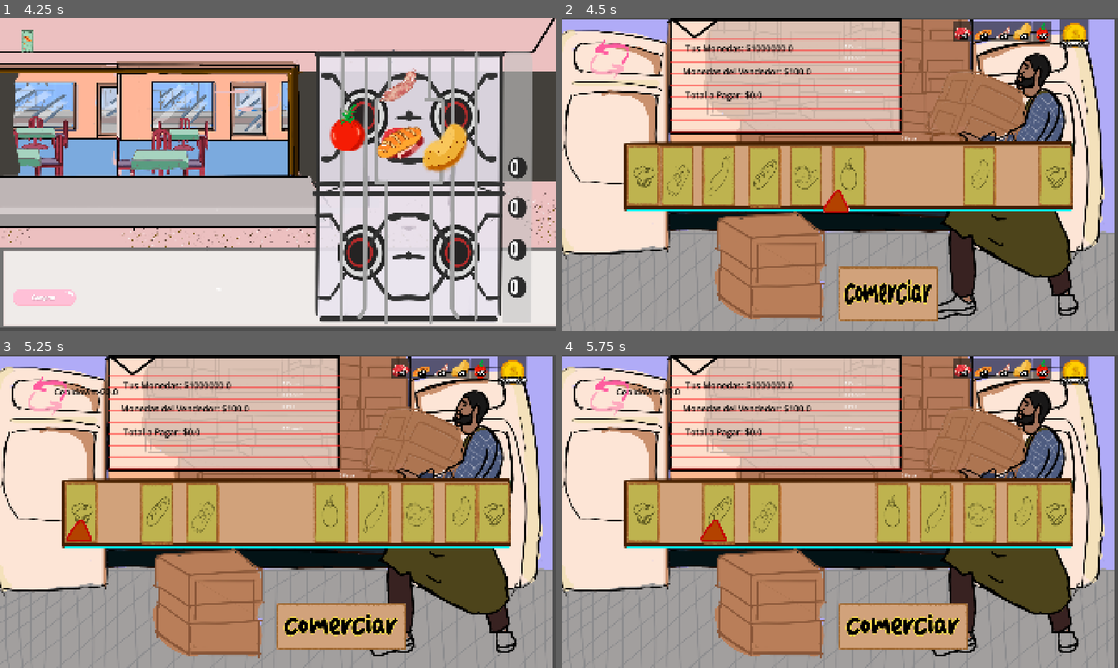
Above: before the commit, frames 1-4 (two rows, left to right).
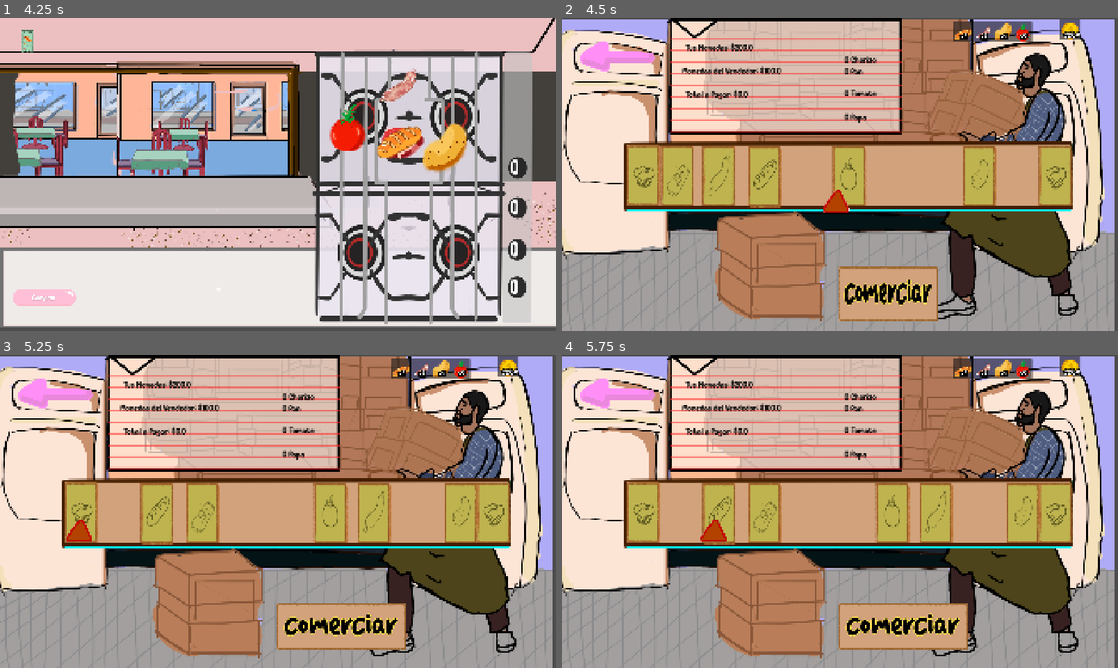
Above: after the commit, the same moments.

Repository: KimHana1/chorikazam
Game: Godot game, scene res://Escenas/control.tscn
Two runs of this game, one before a commit and one after it. Both use one fixed random seed, a clock stepped at 60 frames per second and the inputs below.
Inputs (mouse positions are in pixels of both pictures, inside the frame that each line leads up to):
- Up to frame 1 (4.25 s): click "Atender" at 0.5 s; click (261, 215) at 1.25 s; click (366, 58) at 2 s; click (122, 52) at 2.75 s; click (261, 221) at 3.5 s
- Up to frame 2 (4.5 s): click (606, 305) at 4.25 s
- Up to frame 3 (5.25 s): click (328, 630) at 5 s
- Up to frame 4 (5.75 s): no input

Frame 1 is identical in both runs. In frame 2, 4.1% of the frame differs, in the area x 3-95%, y 0-60%; in frame 3, 4.2%; in frame 4, 4.2%.

Commit message:
furula comercio OK SIN CARNE

Diff:
--- a/Autoload/Global.gd
+++ b/Autoload/Global.gd
@@ -5,7 +5,7 @@
 
 
 
-var monedas_jugador := 1000000.0
+var monedas_jugador := 200.0
 var monedas_vendedor := 100.0
 
 
--- a/Comercio/comer/EscenasComercio/Comercio.tscn
+++ b/Comercio/comer/EscenasComercio/Comercio.tscn
@@ -31,7 +31,7 @@
 [ext_resource type="Texture2D" uid="uid://dj8na0g1eg5at" path="res://Comercio/comer/AssetsComercio/papel fondo.png" id="26_8vhwn"]
 [ext_resource type="Script" uid="uid://dww730ydf8720" path="res://Comercio/comer/EscenasComercio/boton_descuento.gd" id="27_lj3h8"]
 [ext_resource type="Texture2D" uid="uid://bnk3bjqh03dgh" path="res://Comercio/comer/AssetsComercio/FONDO COMERCIO.png" id="27_whchm"]
-[ext_resource type="Texture2D" uid="uid://ccv2eh1mh5nq3" path="res://Sprites/botones/Volver.png" id="29_hg2im"]
+[ext_resource type="Texture2D" uid="uid://c2pupmw7bpw11" path="res://Comercio/comer/AssetsComercio/flecha come back foward.png" id="32_aact6"]
 
 [sub_resource type="CircleShape2D" id="CircleShape2D_38ijt"]
 radius = 14.0
@@ -118,6 +118,7 @@
 theme_override_font_sizes/font_size = 30
 
 [node name="Cooldown" type="Label" parent="MiniJuegoComercio/UI" unique_id=1517103289 groups=["UI_Fonts"]]
+visible = false
 modulate = Color(0, 0, 0, 1)
 layout_mode = 0
 offset_left = 197.0
@@ -135,12 +136,13 @@
 
 [node name="PapaCantidad" type="Label" parent="MiniJuegoComercio/UI/Que voy a Comprar" unique_id=537920931 groups=["UI_Fonts"]]
 layout_mode = 0
-offset_left = 1277.0
-offset_top = 402.0
-offset_right = 1317.0
-offset_bottom = 425.0
+offset_left = 1081.0
+offset_top = 322.0
+offset_right = 1121.0
+offset_bottom = 345.0
 
 [node name="CarneCantidad" type="Label" parent="MiniJuegoComercio/UI/Que voy a Comprar" unique_id=862877283 groups=["UI_Fonts"]]
+visible = false
 layout_mode = 0
 offset_left = 1081.0
 offset_top = 85.0
@@ -288,9 +290,9 @@
 script = ExtResource("14_8kha5")
 
 [node name="BotonCarne" type="Area2D" parent="Ingredientes" unique_id=1069714737]
+visible = false
 position = Vector2(550, 545)
 script = ExtResource("17_n2akt")
-tipo_boton = 0
 
 [node name="Carne" type="Sprite2D" parent="Ingredientes/BotonCarne" unique_id=1942944134]
 texture = ExtResource("15_f64nb")
@@ -354,9 +356,12 @@
 shape = SubResource("RectangleShape2D_leto1")
 
 [node name="BotonVolver" type="Button" parent="." unique_id=39162685]
-offset_right = 8.0
-offset_bottom = 8.0
-icon = ExtResource("29_hg2im")
+offset_left = 59.999996
+offset_top = 56.999996
+offset_right = 668.0
+offset_bottom = 365.0
+scale = Vector2(0.445, 0.445)
+icon = ExtResource("32_aact6")
 flat = true
 
 [connection signal="pressed" from="BotonVolver" to="MiniJuegoComercio" method="_on_boton_volver_pressed"]
--- a/Comercio/comer/EscenasComercio/InventarioGlobal.tscn
+++ b/Comercio/comer/EscenasComercio/InventarioGlobal.tscn
@@ -18,6 +18,7 @@
 script = ExtResource("1_yg8mm")
 
 [node name="UI Pan2" parent="." unique_id=991094107 groups=["ingrediente_global"] instance=ExtResource("1_migqq")]
+visible = false
 layout_mode = 2
 ingrediente_stringname = "carne"
 
--- a/Comercio/comer/EscenasComercio/boton_carne.gd
+++ b/Comercio/comer/EscenasComercio/boton_carne.gd
@@ -1,5 +1,5 @@
 extends Area2D
-
+"
 enum TipoBoton {
 	CARNE,
 	SALCHICHA,
@@ -17,4 +17,4 @@
 func reducir_tamano():
 
 	scale.x *= \
-	1.0 - (porcentaje_reduccion / 100.0)
+	1.0 - (porcentaje_reduccion / 100.0)"
--- a/Script/GestorComercio.gd
+++ b/Script/GestorComercio.gd
@@ -14,7 +14,7 @@
 @export var costo_base_comercio := 10.0
 @export var multiplicador_costo_comercio := 1.5
 @export var duracion_cooldown := 20.0
-
+@onready var font = preload("res://fuente/Vanilla Caramel.otf")
 @onready var barra_comercio = $BarraComercio
 @onready var flecha = $BarraComercio/Flecha
 @onready var boton_comercio = $UI/BotonComercio
@@ -40,6 +40,14 @@
 var precios: Dictionary = {}
 
 func _ready():
+	var labels = get_tree().get_nodes_in_group("UI_Fonts")
+
+
+	for label in labels:
+
+		label.add_theme_font_override("font", font)
+		label.add_theme_font_size_override("font_size", 30)
+		label.add_theme_color_override("font_color", Color.BLACK)
 
 	precios = {
 		"carne": precio_carne,
Binary file added: Comercio/comer/AssetsComercio/flecha come back foward.png
Not shown, added: Comercio/comer/AssetsComercio/flecha come back foward.png.import
